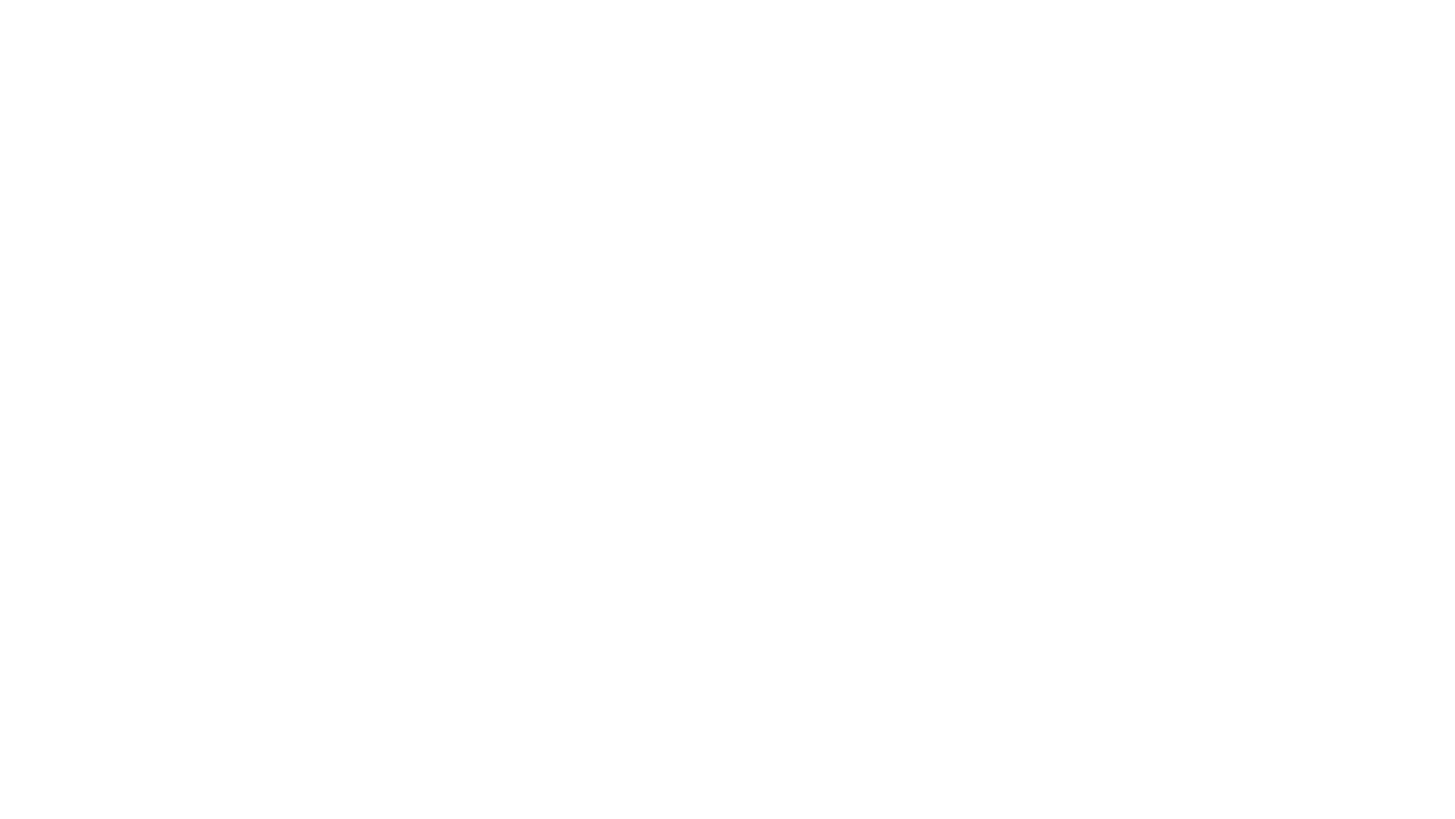
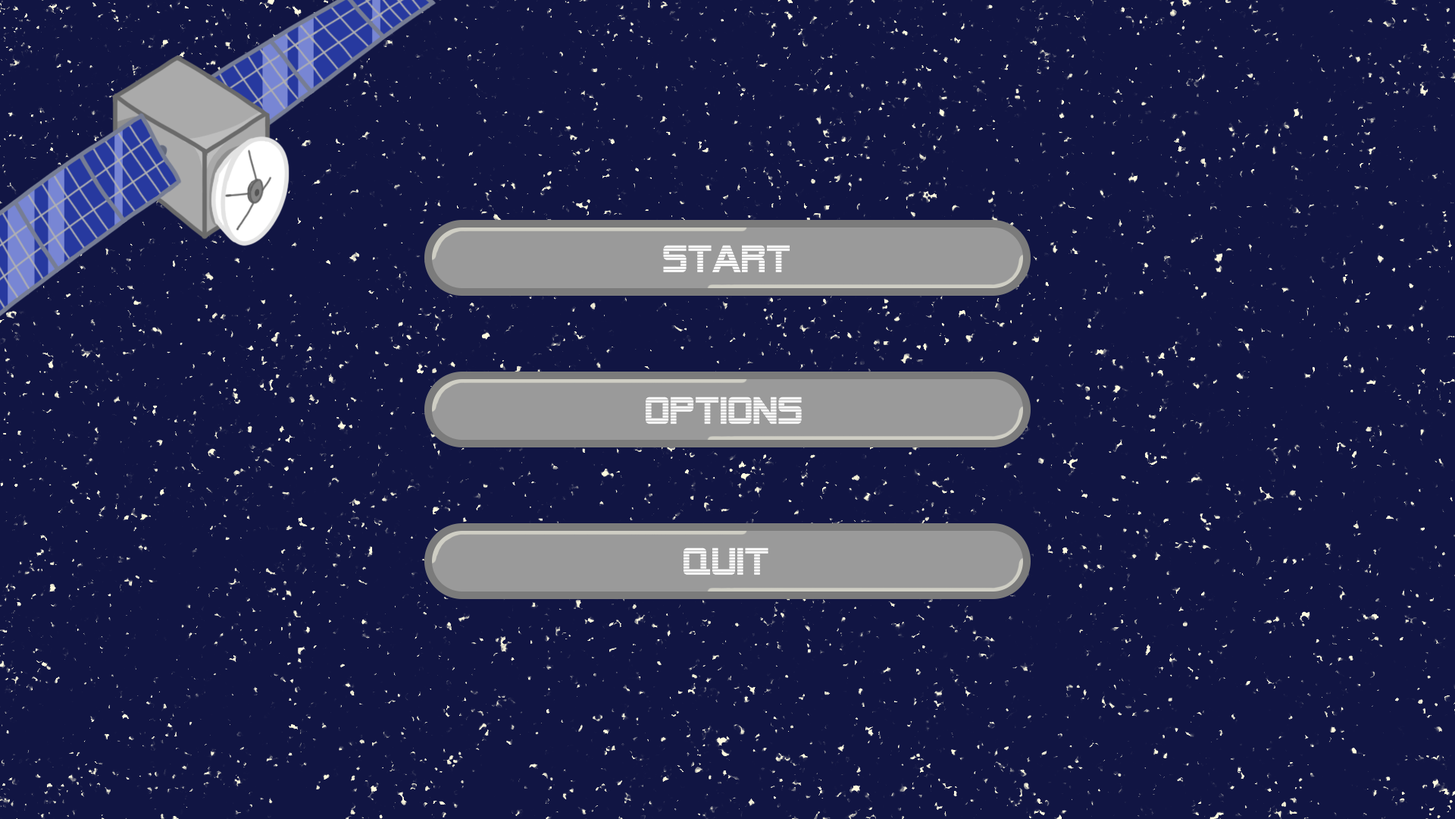
Comparing the layer stacks of the two 1455×819 images. Changes:
added group "Buttons" with 6 layers above "Satellite" over [424, 219, 1031, 599]
added layer "Start" in group "Buttons" over [663, 244, 790, 273]
added layer "Options" in group "Buttons" over [645, 396, 802, 424]
added layer "Quit" in group "Buttons" over [683, 547, 769, 575]
added layer "Buttons Edge" in group "Buttons" over [424, 219, 1031, 599]
added layer "Buttons Highlights" in group "Buttons" over [425, 221, 1029, 598]
added layer "Buttons Inner" in group "Buttons" over [426, 222, 1029, 596]
added group "Satellite" with 3 layers above "Space" over [0, 0, 437, 317]
added layer "Satellite Lines" in group "Satellite" over [0, 0, 437, 317]
added layer "Satellite Highlights" in group "Satellite" over [6, 0, 382, 309]
added layer "Satellite Inner" in group "Satellite" over [0, 0, 433, 315]
painted on "Space" over [0, 0, 1455, 819]
